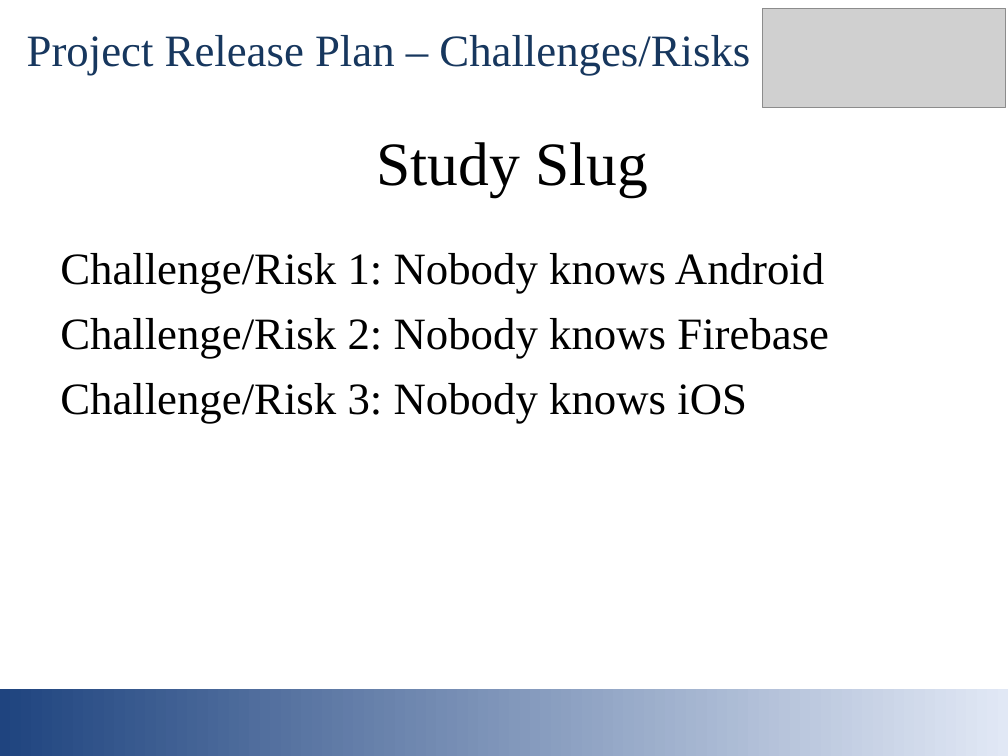
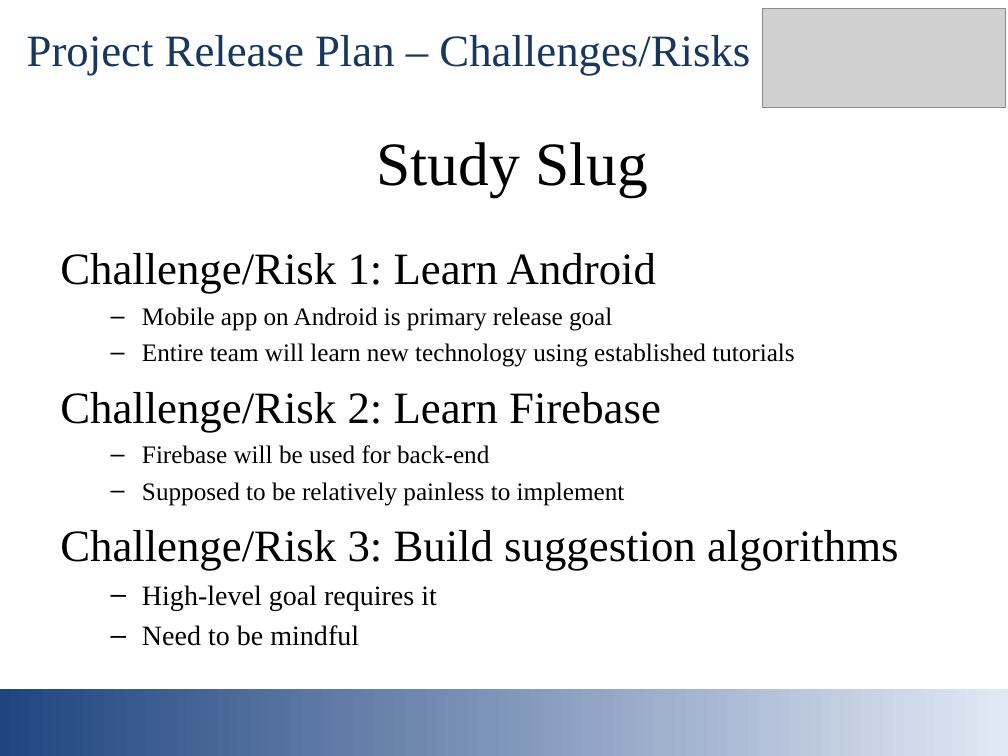
Before and after one commit to mmaall/StudySlug, a slide deck: slide 14 of documentation/studyslug_intro_slides.ppt. Drawn at 1008x756 pixels with LibreOffice and Linux fonts; fonts in the diff are those of the drawing; grey boxes stand for pictures. Boxes give left, top, right and bottom in pixels: in the first picture for what was removed or moved away, otherwise in the second. Text is boxed around its words. In the diff, an @@ line names an element or a change of style, - is before the commit and + after.

```diff
--- a/documentation/studyslug_intro_slides.ppt
+++ b/documentation/studyslug_intro_slides.ppt
@@ text at (60, 253, 899, 646): text changed; size 32 to 18 pt @@
-Challenge/Risk 1: Nobody knows Android
-Challenge/Risk 2: Nobody knows Firebase
-Challenge/Risk 3: Nobody knows iOS
+Challenge/Risk 1: Learn Android
+  – Mobile app on Android is primary release goal
+  – Entire team will learn new technology using established tutorials
+Challenge/Risk 2: Learn Firebase
+  – Firebase will be used for back-end
+  – Supposed to be relatively painless to implement
+Challenge/Risk 3: Build suggestion algorithms
+  – High-level goal requires it
+  – Need to be mindful
```
Also in this commit, not shown: 7 other slides changed, 1 other file.
